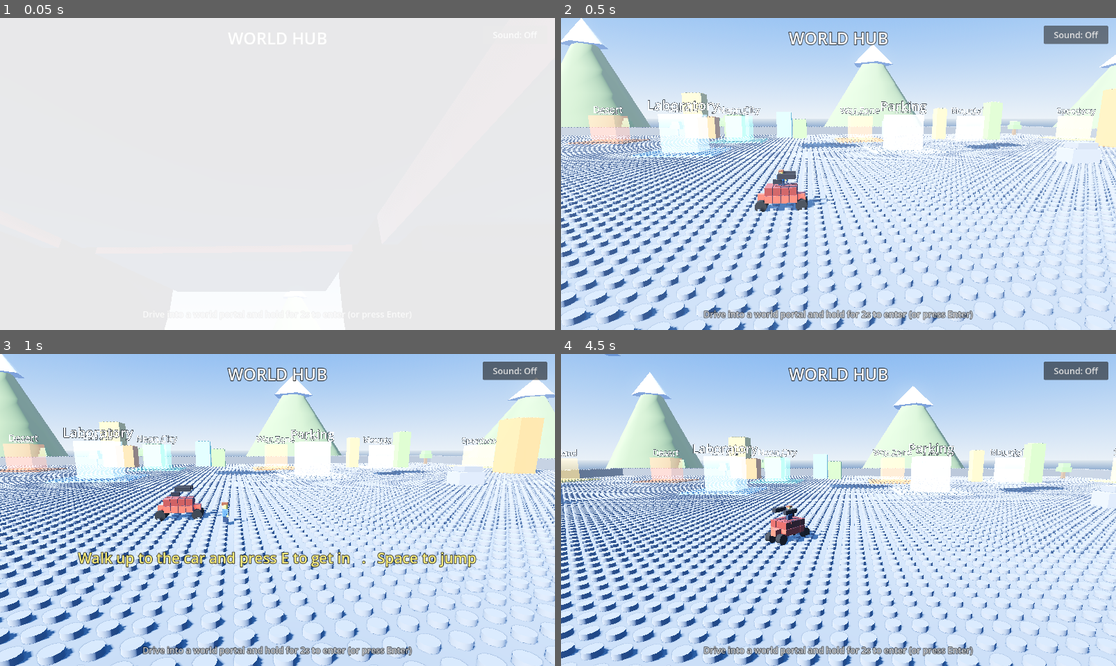
Above: before the commit, frames 1-4 (two rows, left to right).
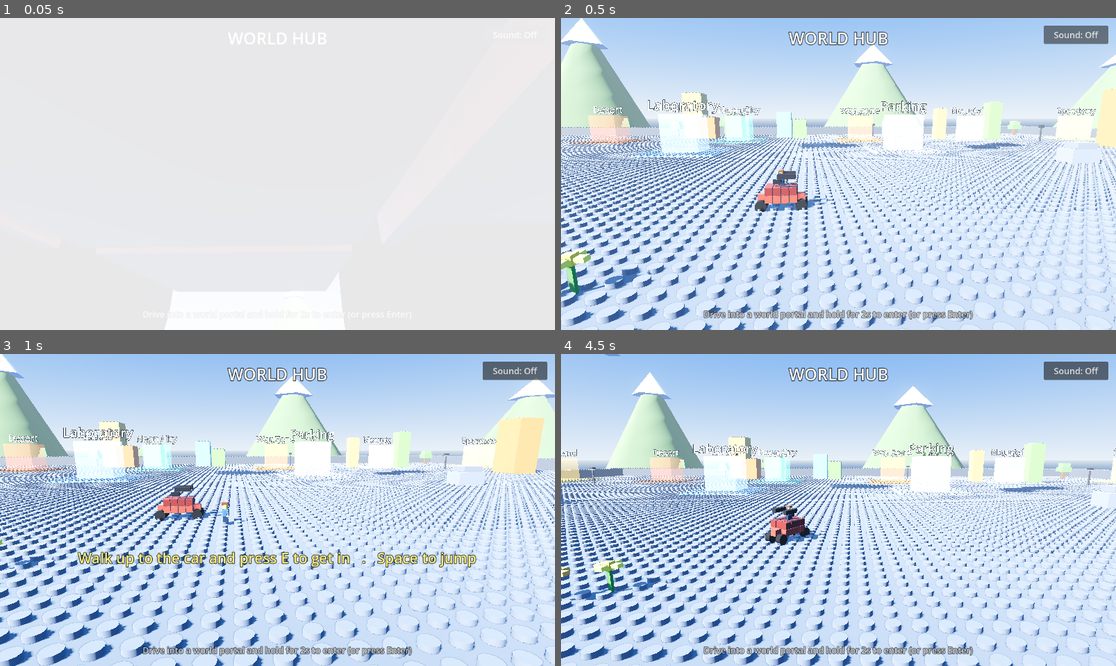
Above: after the commit, the same moments.

Repository: mrshapron/brick-stunt-rally
Game: Godot game, scene res://scenes/hub.tscn
Same seed, same stepped clock (60 frames per second), same inputs: the game is played once before the commit and once after it.
Inputs (mouse positions are in pixels of both pictures, inside the frame that each line leads up to):
- Up to frame 1 (0.05 s): no input
- Up to frame 2 (0.5 s): no input
- Up to frame 3 (1 s): tap Enter at 0.5 s; move the mouse to (399, 494) at 0.52 s; hold Right (move_right) from 0.53 s (still down); hold E (interact) from 0.53 s (still down); click (399, 494) at 0.67 s
- Up to frame 4 (4.5 s): tap Enter every 0.75 s from 1.25 to 4.25 s; move the mouse to (727, 525) at 1.27 s; release Right (move_right) at 1.28 s; release E (interact) at 1.28 s; hold Down (move_down) 1.28-2.03 s; tap N (advance) at 1.35 s; tap E (interact) at 1.55, 2.3, 2.85 s; move the mouse to (894, 441) at 2.02 s; hold Right (move_right) 2.03-2.78 s; hold Space (fire) 2.03-2.78 s; move the mouse to (810, 572) at 2.77 s; hold Up (move_up) 2.78-3.53 s; click (810, 572) at 2.92 s; move the mouse to (1005, 556) at 3.52 s; hold E (interact) 3.53-4.28 s; hold Left (move_left) from 3.53 s (still down); tap F at 3.6 s; tap Escape (menu) at 4.15 s; move the mouse to (672, 463) at 4.27 s; tap C at 4.35 s

Frame 1 is identical in both runs. In frame 2, 0.7% of the frame differs, in the area x 0-88%, y 33-90%; in frame 3, 0.1%; in frame 4, 0.6%.

Commit message:
Add lego park decor (lamp posts, flowers, arches, signs, statues) to hub/world maps/parking and roadside lamps on level tracks

Diff:
--- /dev/null
+++ b/scripts/decor.gd
@@ -0,0 +1,68 @@
+class_name Decor
+extends RefCounted
+## A kit of decorative lego props (no collision): lamp posts, flowers, arches,
+## signs and brick statues. Each returns a Node3D positioned at its own origin.
+
+
+static func lamp_post(color: Color = Color(1.0, 0.86, 0.45)) -> Node3D:
+	var r := Node3D.new()
+	_box(r, Vector3(0.3, 4.0, 0.3), Vector3(0, 2.0, 0), Color(0.2, 0.2, 0.24))
+	_box(r, Vector3(0.95, 0.6, 0.95), Vector3(0, 4.2, 0), Color(0.14, 0.14, 0.18))
+	_box(r, Vector3(0.72, 0.5, 0.72), Vector3(0, 4.0, 0), color, 3.0)
+	return r
+
+
+static func flower(petal: Color = Color(1.0, 0.35, 0.45)) -> Node3D:
+	var r := Node3D.new()
+	_box(r, Vector3(0.16, 1.2, 0.16), Vector3(0, 0.6, 0), Color(0.3, 0.6, 0.25))
+	_box(r, Vector3(0.4, 0.4, 0.4), Vector3(0, 1.35, 0), Color(1.0, 0.85, 0.2))
+	for a in 4:
+		var ang := a * PI * 0.5
+		_box(r, Vector3(0.34, 0.2, 0.34), Vector3(cos(ang) * 0.42, 1.35, sin(ang) * 0.42), petal)
+	return r
+
+
+static func arch(color: Color = Color(0.85, 0.3, 0.25)) -> Node3D:
+	var r := Node3D.new()
+	_box(r, Vector3(0.7, 5.0, 0.9), Vector3(-2.4, 2.5, 0), color)
+	_box(r, Vector3(0.7, 5.0, 0.9), Vector3(2.4, 2.5, 0), color)
+	_box(r, Vector3(6.1, 1.0, 0.9), Vector3(0, 5.3, 0), color.lightened(0.12))
+	var studs := BrickFactory._make_studs(Vector3(6.1, 1.0, 0.9), color.lightened(0.12))
+	if studs != null:
+		studs.position = Vector3(0, 5.3, 0)
+		r.add_child(studs)
+	return r
+
+
+static func sign_post(color: Color = Color(0.2, 0.5, 0.9)) -> Node3D:
+	var r := Node3D.new()
+	_box(r, Vector3(0.2, 2.6, 0.2), Vector3(0, 1.3, 0), Color(0.25, 0.2, 0.15))
+	_box(r, Vector3(2.4, 1.3, 0.2), Vector3(0, 2.7, 0), color)
+	_box(r, Vector3(2.0, 0.28, 0.26), Vector3(0, 2.95, 0), Color(1, 1, 1))
+	_box(r, Vector3(2.0, 0.28, 0.26), Vector3(0, 2.45, 0), Color(1, 1, 1))
+	return r
+
+
+static func statue(colors: Array) -> Node3D:
+	var r := Node3D.new()
+	for k in 4:
+		var w := 1.7 - k * 0.25
+		_box(r, Vector3(w, 1.0, w), Vector3(0, 0.5 + k * 1.0, 0), Color(str(colors[k % colors.size()])))
+	return r
+
+
+static func _box(parent: Node, size: Vector3, pos: Vector3, color: Color, emissive: float = 0.0) -> void:
+	var mi := MeshInstance3D.new()
+	var b := BoxMesh.new()
+	b.size = size
+	mi.mesh = b
+	mi.position = pos
+	var m := StandardMaterial3D.new()
+	m.albedo_color = color
+	m.roughness = 0.6
+	if emissive > 0.0:
+		m.emission_enabled = true
+		m.emission = color
+		m.emission_energy_multiplier = emissive
+	mi.material_override = m
+	parent.add_child(mi)
--- a/scripts/drive_scene.gd
+++ b/scripts/drive_scene.gd
@@ -118,6 +118,30 @@
 
 	for i in 12:
 		_cloud(Vector3(rng.randf_range(-half, half), rng.randf_range(40.0, 62.0), rng.randf_range(-half, half)), rng)
+
+
+func add_park_decor(half: float, accent: Color) -> void:
+	# Lego park dressing (no collision): lamp posts, flowers, arches, signs, statue.
+	var rng := RandomNumberGenerator.new()
+	rng.seed = 777
+	for i in 10:
+		var ang := TAU * float(i) / 10.0
+		var l := Decor.lamp_post()
+		l.position = Vector3(cos(ang) * half * 0.86, 0, sin(ang) * half * 0.86)
+		add_child(l)
+	for i in 18:
+		var fl := Decor.flower(Color.from_hsv(rng.randf(), 0.7, 1.0))
+		fl.position = Vector3(rng.randf_range(-half * 0.8, half * 0.8), 0, rng.randf_range(8.0, half * 0.8))
+		add_child(fl)
+	var a := Decor.arch(accent)
+	a.position = Vector3(0, 0, half * 0.62)
+	add_child(a)
+	var s := Decor.sign_post(accent)
+	s.position = Vector3(-half * 0.55, 0, half * 0.35)
+	add_child(s)
+	var st := Decor.statue(["#d2473b", "#3b86d2", "#e6b32e", "#5aa54a"])
+	st.position = Vector3(half * 0.55, 0, half * 0.35)
+	add_child(st)
 
 
 func _cone(pos: Vector3, radius: float, height: float, segs: int, color: Color) -> void:
--- a/scripts/hub.gd
+++ b/scripts/hub.gd
@@ -20,6 +20,7 @@
 	add_border(half - 2.0, half - 2.0, Color("#4f5460"))
 	add_skyline(half, half, ["#6fae4f", "#d8a84e", "#19e0c8", "#ff7b29"], 16, 12345)
 	add_scenery(half, Color("#4f7a3f"), Color(0.32, 0.62, 0.28), 24, true, false)
+	add_park_decor(half, Color("#e6b32e"))
 
 	# World portals in a back row, each on a decorated pad.
 	var n := GameState.get_world_count()
--- a/scripts/level_builder.gd
+++ b/scripts/level_builder.gd
@@ -7,6 +7,8 @@
 signal finish_reached
 signal checkpoint_reached(pos: Vector3)
 signal hazard_hit
+
+var _road_side: int = 1
 
 
 func build(data: Dictionary) -> Vector3:
@@ -52,6 +54,11 @@
 		brick.rotation.z = deg_to_rad(float(b["rot"]))
 	if b.get("road", false):
 		_add_road_markings(brick, size)
+		# A roadside lamp post, alternating sides down the track.
+		var lamp := Decor.lamp_post()
+		lamp.position = Vector3(0, size.y * 0.5, (size.z * 0.5 - 0.7) * _road_side)
+		brick.add_child(lamp)
+		_road_side *= -1
 	add_child(brick)
 
 
--- a/scripts/parking.gd
+++ b/scripts/parking.gd
@@ -14,6 +14,7 @@
 	add_ground(Vector3(half * 2.0, 3, half * 2.0), Color("#6b7080"), true)
 	add_border(half - 2.0, half - 2.0, Color("#4f5460"))
 	add_scenery(half, Color("#4f7a3f"), Color(0.32, 0.62, 0.28), 20, true, false)
+	add_park_decor(half, Color("#c0c4cc"))
 
 	var owned := GameState.get_cars()
 	var n := owned.size()
--- a/scripts/world_map.gd
+++ b/scripts/world_map.gd
@@ -28,6 +28,7 @@
 		int(theme.get("trees", 18)),
 		bool(theme.get("snow", true)),
 		bool(theme.get("dunes", false)))
+	add_park_decor(maxf(hx, hz), Color(theme.get("accent", "#e6b32e")))
 
 	# 10 gates laid out as two rows of five, each on a decorated pad.
 	for l in range(1, GameState.LEVELS_PER_WORLD + 1):
Not shown, added: scripts/decor.gd.uid
